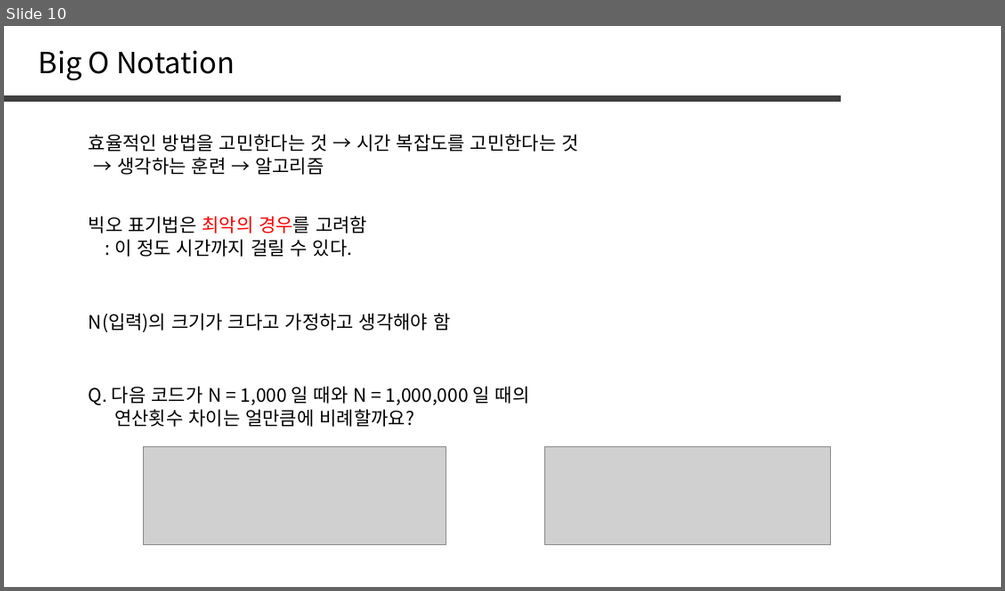
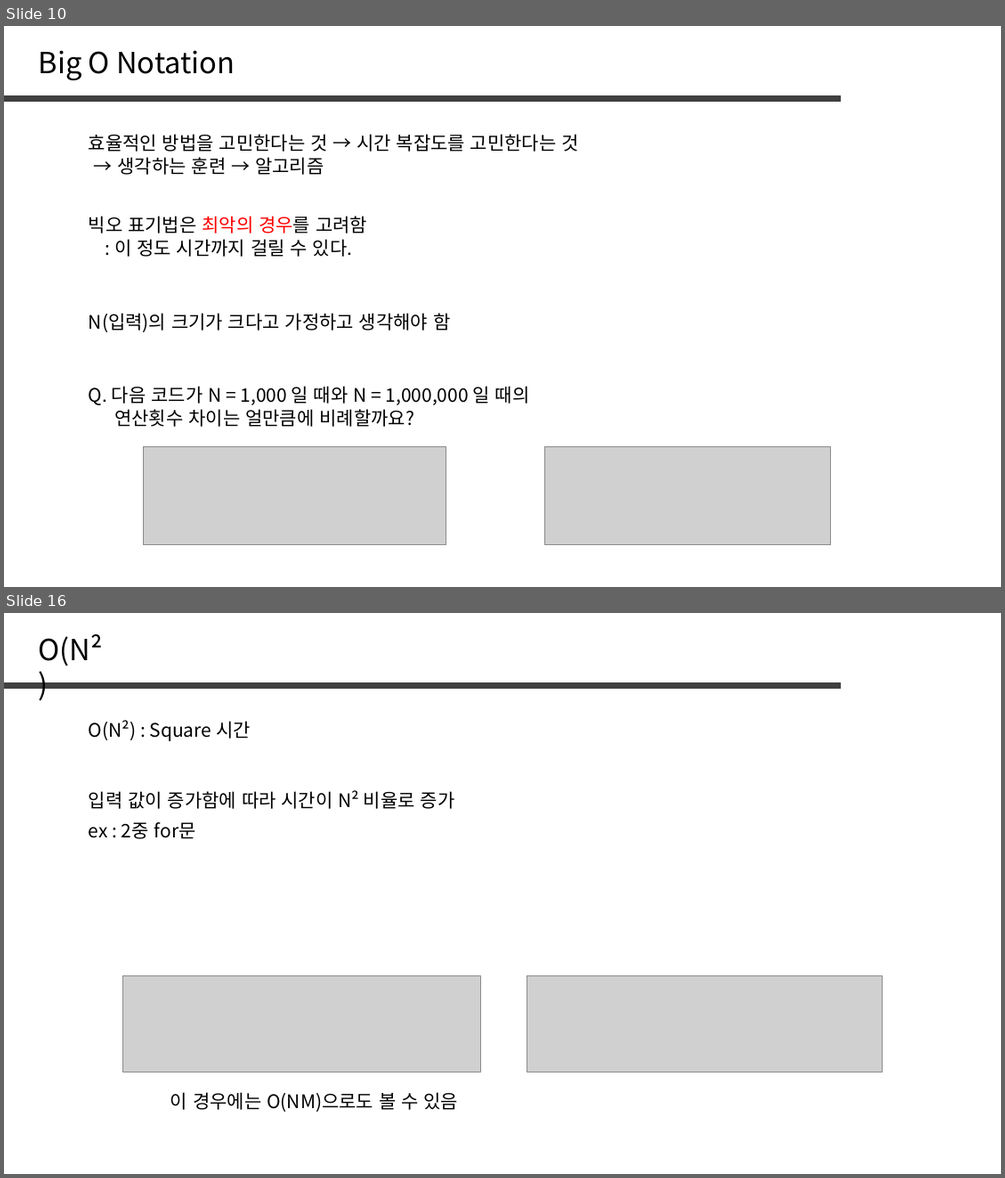
Before and after one commit to jaehoo1/PS-study, a slide deck: study/1_OT.pptx. Shown one above the other, each under a label of ours: slide 10 before the commit, slides 10 and 16 after it; the slides between them are not shown. The pictures are 1005x591 and 1005x1178 pixels, drawn with LibreOffice and Linux fonts; fonts in the diff are those of the drawing; grey boxes stand for pictures. Boxes give left, top, right and bottom in pixels: in the first picture for what was removed or moved away, otherwise in the second. Text is boxed around its words. In the diff, an @@ line names an element or a change of style, - is before the commit and + after.

```diff
--- a/study/1_OT.pptx
+++ b/study/1_OT.pptx
@@ slide 16 added at (4,613,1001,1174), background #FFFFFF @@
@@ text added at (39,634,103,666), 28 pt, text #000000 @@
+O(N²)
@@ line added from (4, 686) to (841, 686), #404040 6 pt @@
@@ text added at (89,720,251,741), 18 pt, text #000000 @@
+O(N²) : Square 시간
@@ text added at (89,790,455,809), 18 pt, text #000000 @@
+입력 값이 증가함에 따라 시간이 N² 비율로 증가
@@ text added at (89,822,196,839), 18 pt, text #000000 @@
+ex : 2중 for문
@@ picture added at (123,976,481,1072) @@
@@ picture added at (526,976,882,1072) @@
@@ text added at (170,1092,459,1111), 18 pt, text #000000 @@
+이 경우에는 O(NM)으로도 볼 수 있음
```
Also in this commit, not shown: 6 other slides added.
